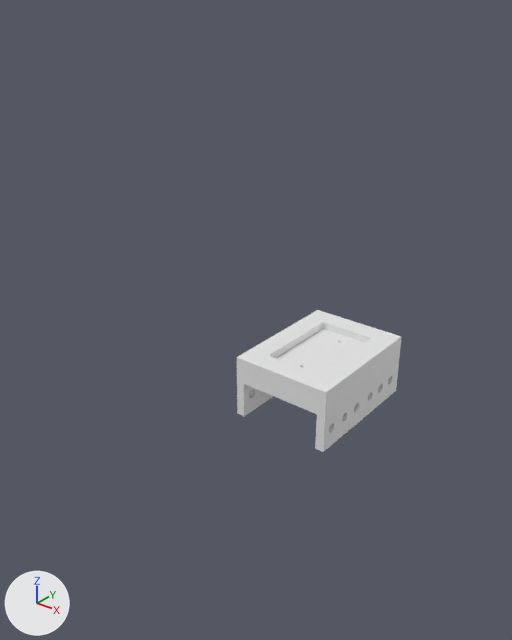
An edit to the Blender file 3DModels/Tower.blend, drawn before and after from the same camera.
Camera for both pictures: a camera (50 mm lens) standing at (269.0, -418.0, 288.0) and looking at (6.0, -90.0, 85.0). The lights are fixed; the arrows at lower left show +X, +Y and +Z. The older version comes first.

Script lines for the objects in view, before the commit:
```python
me_cube = bpy.data.meshes.new('Cube')
me_cube.from_pydata(...)  # 929 vertices, 474 faces; spans x -1.0..1.0, y -1.0..1.0, z -1.0..1.0
me_cube.materials.append(mat_material)  # white #e7e7e7
ob_cube = bpy.data.objects.new('Cube', me_cube)
ob_cube.location = (0.0, 0.0, 0.0)
ob_cube.scale = (41.0, 55.0, 25.5)
```
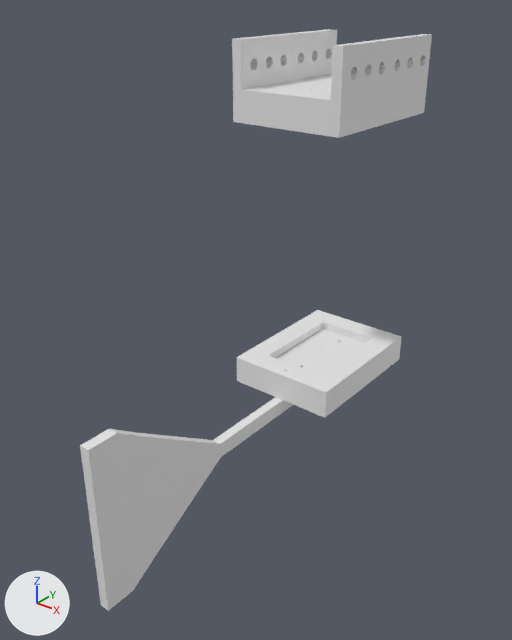
The newer file is also turned or shifted as a whole; pictures and numbers use the older file's frame.

Patch to the scene script:
```diff
--- a/3DModels/Tower.blend.py
+++ b/3DModels/Tower.blend.py
@@ mat_material_002 @@
+mat_material_002 = principled_material('Material.002')
+mat_material_002.base_color = (0.8, 0.8, 0.8)  # white #e7e7e7
@@ me_cube @@
 # used by ob_cube; location = (0.0, 0.0, 0.0); scale = (41.0, 55.0, 25.5)
-me_cube.from_pydata(...)  # 929 vertices, 474 faces; spans x -1.0..1.0, y -1.0..1.0, z -1.0..1.0
+me_cube.from_pydata(...)  # 220 vertices, 120 faces; spans x -1.0..1.0, y -1.0..1.0, z 0.18..1.0
+# me_cube part 1: 8 vertices moved within x -0.03..0.03, y -0.49..0.49, z 0.18; 781 vertices removed from x -1.0..1.0, y -1.0..1.0, z -1.0..-0.23; 72 vertices added at x -1.0..1.0, y -1.0..1.0, z 0.18..1.0
 me_cube.materials.append(mat_material)
@@ me_cube_006 @@
+me_cube_006.from_pydata(...)  # 16 vertices, 14 faces; spans x -1.0..1.0, y -1.0..13.1, z -11.0..10.6
@@ me_cube_005 @@
+me_cube_005.from_pydata(...)  # 92 vertices, 52 faces; spans x -1.0..1.0, y -1.0..10.33, z -1.0..1.0
@@ me_cube_002 @@
+me_cube_002.from_pydata(...)  # 929 vertices, 474 faces; spans x -1.0..1.0, y -1.0..1.0, z -1.0..1.0
+me_cube_002.materials.append(mat_material_002)  # white #e7e7e7
@@ ob_cube_003 @@
+ob_cube_003 = bpy.data.objects.new('Cube.003', me_cube_006)
+ob_cube_003.location = (0.0, -132.5, -1.2)
+ob_cube_003.rotation_euler = (3.142, 0.0, 0.0)  # degrees (180, 0, 0)
+ob_cube_003.scale = (3.5, 7.5, 5.5)
@@ ob_cube_001 @@
+ob_cube_001 = bpy.data.objects.new('Cube.001', me_cube_005)
+ob_cube_001.location = (0.0, -47.5, -1.2)
+ob_cube_001.rotation_euler = (3.142, 0.0, 0.0)  # degrees (180, 0, 0)
+ob_cube_001.scale = (3.5, 7.5, 5.5)
@@ ob_cube_002 @@
+ob_cube_002 = bpy.data.objects.new('Cube.002', me_cube_002)
+ob_cube_002.location = (0.0, 0.0, 227.3)
+ob_cube_002.rotation_euler = (3.142, 0.0, 0.0)  # degrees (180, 0, 0)
+ob_cube_002.scale = (41.0, 55.0, 25.5)
```

Location of each change, [x1, y1, x2, y2] in pixels of the pictures (512 x 640 px):
'Cube.002', added
    after: [232, 29, 432, 138]
'Cube.003', added
    after: [80, 429, 221, 611]
'Cube', reshaped (24% shorter)
    before: [237, 310, 402, 452]
    after: [237, 310, 402, 418]
'Cube.001', added
    after: [214, 397, 293, 457]
part 1 of me_cube, cut back
    before: [237, 337, 402, 452]
    after: [237, 337, 402, 418]
